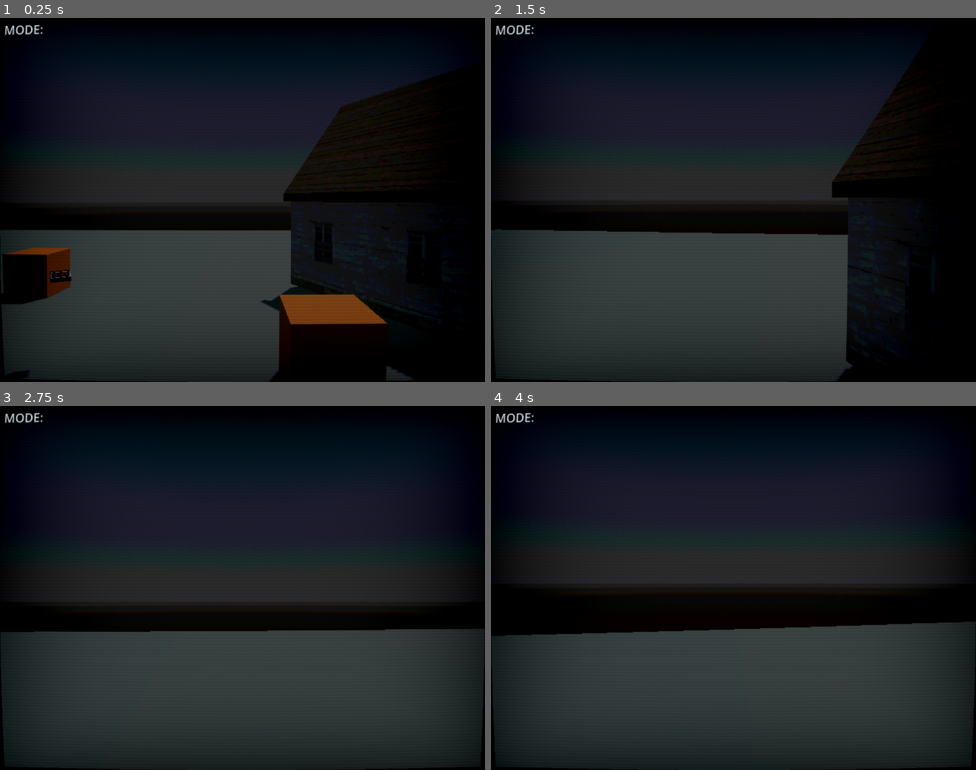
Above: before the commit, frames 1-4 (two rows, left to right).
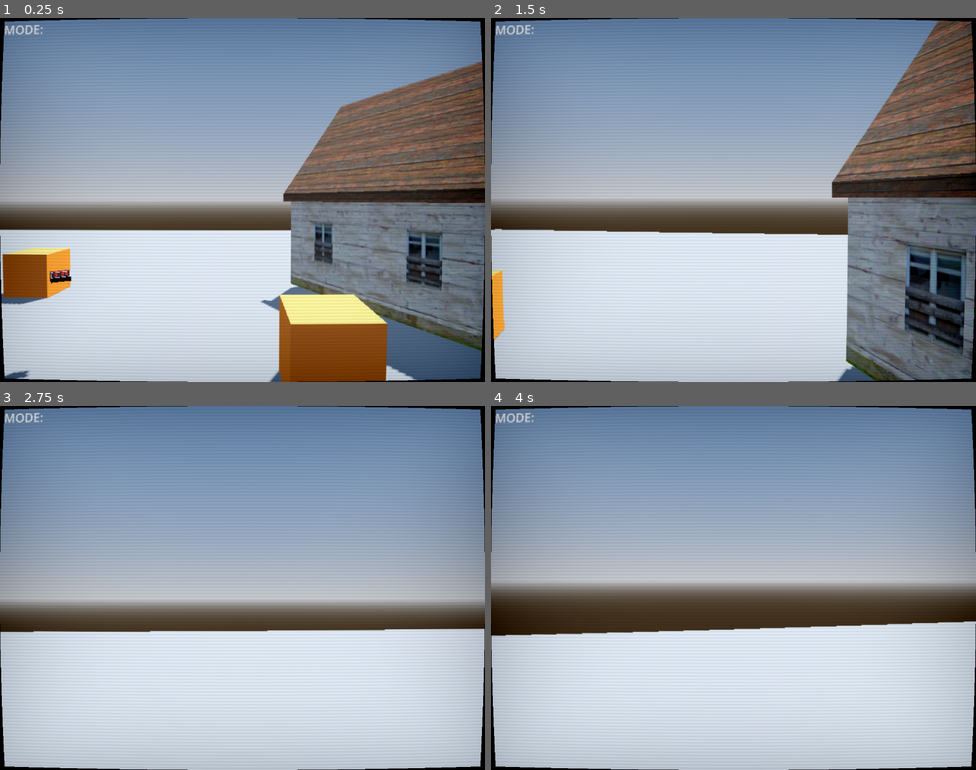
Above: after the commit, the same moments.

Repository: chrisguayara/horror_online
Game: Godot game, scene res://scenes/main.tscn
The game is run twice, just before and just after one commit, with the same random seed, the same clock (stepped at 60 frames per second) and the same inputs.
Inputs (mouse positions are in pixels of both pictures, inside the frame that each line leads up to):
- Up to frame 1 (0.25 s): no input
- Up to frame 2 (1.5 s): move the mouse to (757, 200) at 0.52 s; hold W (up) from 0.53 s (still down); click (757, 200) at 0.6 s; tap Space (jump) at 0.77 s; move the mouse to (709, 200) at 1.27 s; tap E (interact) at 1.35 s
- Up to frame 3 (2.75 s): keep holding W (up); tap Space (jump) at 1.52 s; click (218, 588) at 1.55 s; move the mouse to (252, 580) at 2.02 s; right-click (252, 580) at 2.1 s; click (252, 580) at 2.3 s
- Up to frame 4 (4 s): keep holding W (up); move the mouse to (728, 595) at 2.77 s; click (728, 595) at 2.85 s; tap Space (jump) at 3.02, 3.77 s; move the mouse to (767, 591) at 3.52 s; click (767, 591) at 3.6 s

The runs differ from the first frame. In frame 1, 98% of the frame differs, in the area x 0-100%, y 0-100%; in frame 2, 98%; in frame 3, 99%; in frame 4, 99%.

Commit message:
BunnyActive

Diff:
--- a/scenes/inWorld/animals/bunny/bunnymovement.gd
+++ b/scenes/inWorld/animals/bunny/bunnymovement.gd
@@ -2,8 +2,8 @@
 class_name MovementManager
 
 @export var move_speed: float = 2.0
-@export var turn_interval: float = 3.0
-@export var alert_speed: float = 4.0
+@export var turn_interval: float = 1.2
+@export var alert_speed: float = 10.0
 
 var state: String = "idle" # idle, moving, alert
 var timer: float = 0.0
@@ -16,7 +16,7 @@
 	state = "idle"
 
 func _physics_process(delta):
-	var enemy = owner as Enemy
+	var enemy = get_parent() as Enemy
 	if not enemy or enemy.state == "dead":
 		print("Justdead")
 		return
@@ -35,8 +35,10 @@
 			pass
 		"moving":
 			move(enemy, move_direction, move_speed, delta)
+			print("Moved!")
 		"alert":
 			move(enemy, move_direction, alert_speed, delta)
+			print("Alert!")
 
 func move(enemy: Enemy, direction: Vector3, speed: float, delta: float):
 	if direction == Vector3.ZERO:
--- a/scenes/main.tscn
+++ b/scenes/main.tscn
@@ -14,7 +14,6 @@
 [ext_resource type="Script" uid="uid://d4kjhlvgagwuj" path="res://scenes/pickup.gd" id="9_jscy8"]
 [ext_resource type="AudioStream" uid="uid://b3a350oki6al1" path="res://assets/sound/soundfx/playtest.mp3" id="9_ya4ey"]
 [ext_resource type="AudioStream" uid="uid://bqobru71kjwc4" path="res://assets/sound/soundfx/objSounds/shotgun/shotgun_dryfire.wav" id="14_gqmmt"]
-[ext_resource type="PackedScene" uid="uid://bj4k8ck2wshw3" path="res://scenes/inWorld/animals/bunny.tscn" id="16_gqmmt"]
 [ext_resource type="Script" uid="uid://dqgomm8ubl6xi" path="res://scripts/UI/uimanager.gd" id="17_0ld40"]
 [ext_resource type="PackedScene" uid="uid://tv8a6n2q7r0q" path="res://scenes/inWorld/hunting_rifle_inhand.tscn" id="17_dp3eg"]
 [ext_resource type="Texture2D" uid="uid://85305r3775a7" path="res://assets/texture/scopeImg.png" id="17_muem4"]
@@ -140,6 +139,16 @@
 
 [sub_resource type="BoxShape3D" id="BoxShape3D_hdxuh"]
 
+[sub_resource type="SphereShape3D" id="SphereShape3D_og1vs"]
+radius = 4.0
+
+[sub_resource type="BoxMesh" id="BoxMesh_og1vs"]
+
+[sub_resource type="StandardMaterial3D" id="StandardMaterial3D_2wyq8"]
+albedo_color = Color(0.908695, 0.60458, 0.351783, 1)
+
+[sub_resource type="BoxShape3D" id="BoxShape3D_vxglm"]
+
 [sub_resource type="ShaderMaterial" id="ShaderMaterial_jscy8"]
 shader = ExtResource("20_yc10j")
 shader_parameter/vignette_strength = 0.43
@@ -247,6 +256,7 @@
 
 [node name="postFX" type="MeshInstance3D" parent="SubViewport/player"]
 transform = Transform3D(1, 0, 0, 0, 1, 0, 0, 0, 1, 1, -2, -3.74523)
+visible = false
 material_override = SubResource("ShaderMaterial_yc10j")
 extra_cull_margin = 16384.0
 mesh = SubResource("QuadMesh_0ld40")
@@ -344,13 +354,39 @@
 script = ExtResource("20_vxglm")
 
 [node name="movementManager" type="Node3D" parent="SubViewport/Enemies/bunny2"]
+transform = Transform3D(1, 0, 0, 0, 1, 0, 0, 0, 1, -6, 0, -4)
 script = ExtResource("21_2f3dj")
 
-[node name="bunny" parent="SubViewport/Enemies" instance=ExtResource("16_gqmmt")]
+[node name="Area3D" type="Area3D" parent="SubViewport/Enemies/bunny2"]
+
+[node name="CollisionShape3D" type="CollisionShape3D" parent="SubViewport/Enemies/bunny2/Area3D"]
+shape = SubResource("SphereShape3D_og1vs")
+debug_color = Color(0.50398, 0.213834, 0.128029, 0.42)
+
+[node name="bunny" type="CharacterBody3D" parent="SubViewport/Enemies"]
 transform = Transform3D(1, 0, 0, 0, 1, 0, 0, 0, 1, 0, 0.4, 0)
+collision_layer = 8
 collision_mask = 3
+script = ExtResource("19_2wyq8")
 enemy_name = "Bunny"
 health = 40
+
+[node name="movementManager" type="Node3D" parent="SubViewport/Enemies/bunny"]
+transform = Transform3D(1, 0, 0, 0, 1, 0, 0, 0, 1, -6, 0, -4)
+script = ExtResource("21_2f3dj")
+
+[node name="graphics" type="Node3D" parent="SubViewport/Enemies/bunny"]
+
+[node name="CSGMesh3D" type="CSGMesh3D" parent="SubViewport/Enemies/bunny/graphics"]
+mesh = SubResource("BoxMesh_og1vs")
+material = SubResource("StandardMaterial3D_2wyq8")
+
+[node name="CollisionShape3D" type="CollisionShape3D" parent="SubViewport/Enemies/bunny"]
+shape = SubResource("BoxShape3D_vxglm")
+debug_color = Color(0.272222, 0.150767, 0.520937, 0.42)
+
+[node name="shootable" type="Node3D" parent="SubViewport/Enemies/bunny"]
+script = ExtResource("20_vxglm")
 
 [node name="CanvasLayer2" type="CanvasLayer" parent="."]
 
Not shown: 1 places in scenes/main.tscn that only renumber resources
